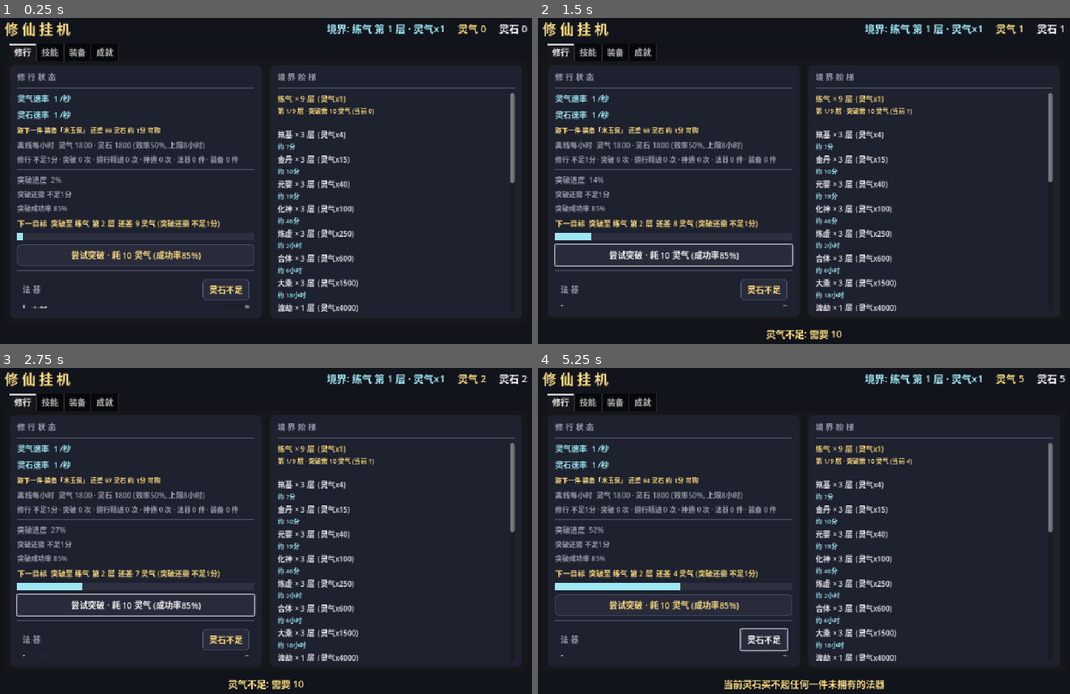
Above: before the commit, frames 1-4 (two rows, left to right).
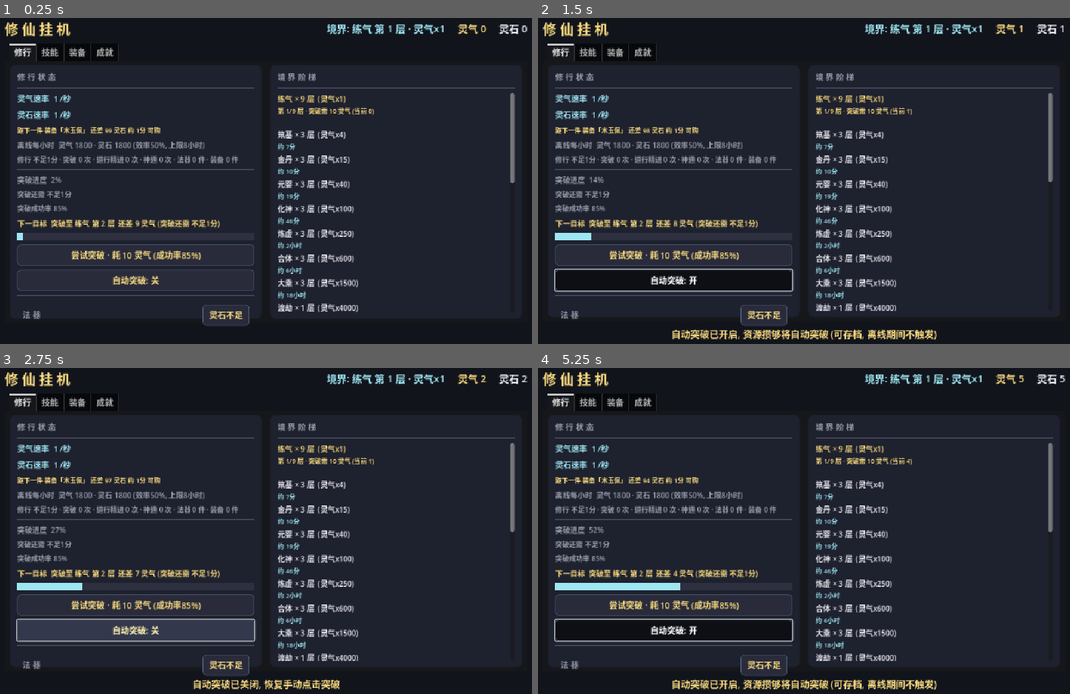
Above: after the commit, the same moments.

Repository: playerss/xiuxian-idle-godot
Game: Godot game, scene res://scenes/main.tscn
Two runs of this game, one before a commit and one after it. Both use one fixed random seed, a clock stepped at 60 frames per second and the inputs below.
Inputs (mouse positions are in pixels of both pictures, inside the frame that each line leads up to):
- Up to frame 1 (0.25 s): no input
- Up to frame 2 (1.5 s): click "尝试突破 · 耗 10 灵气 (成功率85%)" at 0.5 s; click (671, 278) at 1.25 s, where only the run after the commit has a clickable "自动突破: 关"
- Up to frame 3 (2.75 s): click (133, 628) at 2 s, where only the run after the commit has a clickable "自动突破: 开"
- Up to frame 4 (5.25 s): click "灵石不足" at 2.75 s; click "尝试突破 · 耗 10 灵气 (成功率85%)" at 3.5 s; click "灵石不足" at 4.25 s; click (671, 628) at 5 s, where only the run after the commit has a clickable "自动突破: 关"

The runs differ from the first frame. In frame 1, 1.2% of the frame differs, in the area x 3-48%, y 77-95%; in frame 2, 5.7%, in the area x 3-75%, y 69-99%; in frame 3, 4.9%; in frame 4, 5.1%.

Commit message:
feat(打磨-67): 自动突破 — 挂机核心循环"攒灵气→点突破"需守株待兔, 玩家挂机时资源攒够仍要手动点击; 修行页突破按钮下加"自动突破:关"开关按钮 (toggle_mode, 金边与突破按钮同风格): 开启后 GameData._process 每帧自动尝试 突破/道行精进 (资源攒够才试, 每帧至多一次, 突破后资源低于下一档阈值无热循环, 道祖封顶恒不触发, 真仙境顶层资源够也自动飞升 口径=try_breakthrough); 事件与手动按钮同口径 (成功绿闪/失败红闪 break_seq 驱动, 浮动改由 _refresh 的 break_seq 统一触发 [手动/自动同路径, 避免双弹], 自动触发时浮动文案追加"(自动)"标注 与手动口径区分); 开关存档持久化 (auto_break 字段, 旧档缺默认关), 离线期间不触发 (离线只结算收益, 重进后生效). GameData.auto_break 状态 + _try_auto_break(roll=-1) 自门控 (关闭直接返回, 可注入 roll 确定性自测), save_game/load_game auto_break 往返; main.gd _on_auto_break 切换+底部消息确认, _refresh 状态变化才刷按钮态 (读档恢复同步), _float_break 追加"(自动)"标注; selftest +22 项 = 789 项 (默认关/关不触发/开+成功事件=1升层扣资源break_seq+1break_ok+1/开+失败事件=2break_fail+1/资源不足不触发/_process集成/飞升精进晋阶/道祖封顶不触发/顶层自动飞升/飞升后道祖无事件/存档往返/旧档缺字段默认关; 冻结_process 防挂机累积+randf 干扰), ui_test +20 项 = 1429 项 (按钮存在/toggle/tooltip/初始关态/点击开按钮态+底部消息/再点关/_refresh同步/成功浮动=接口+"(自动)"绿/失败浮动=接口+"(自动)"红/关闭时无标注/开关切换无副作用); stress 613 + 主场景冒烟 0 报错回归全过; PROJECT_PLAN 勾选打磨-67, README 补 789/1429 项+自动突破玩法说明, 4 张 Steam 商店截图 Xvfb 重跑更新当前版 UI

Diff:
--- a/scripts/game_data.gd
+++ b/scripts/game_data.gd
@@ -90,6 +90,7 @@
 var _offline_stone := 0.0   # 离线收获 灵石
 var last_break_result := 0  # 上次突破: 0=未触发 1=成功 2=失败 3=飞升
 var break_seq := 0          # 突破事件序号 (每次成功/失败/飞升 +1, UI 据此触发闪烁)
+var auto_break := false     # 打磨-67: 自动突破 (开=资源攒够自动尝试 突破/道行精进, 存档持久化)
 var stats: Dictionary = {}  # 打磨-14: 修行统计 (累计时长/突破/道行/神通/法器/装备, 读档时 _load_stats 兜底)
 
 var _active_cd := {}        # 技能 id -> 剩余冷却秒
@@ -110,6 +111,9 @@
 	else:
 		essence += qi_per_sec() * delta
 	stones += stone_per_sec() * delta
+	# 打磨-67: 自动突破 (开启时 资源攒够 自动尝试; _try_auto_break 自门控于 auto_break,
+	# 每帧至多一次, 突破后资源已低于 下一档 阈值, 无热循环)
+	_try_auto_break()
 	_stat_inc("play_sec", delta)  # 打磨-14: 累计在线时长
 	_tick_active_cd(delta)  # 神通冷却
 	# 成就检测 (节流 1 秒, 幂等; 灵石达标记类成就在挂机中也能触发)
@@ -924,6 +928,23 @@
 
 # ================= 突破 =================
 
+# 打磨-67: 自动突破 (GameData._process 每帧驱动; 自门控于 auto_break 开关, 关闭时直接返回,
+# 故可直接调用测试; 资源攒够 自动尝试 突破/道行精进, 每帧至多一次; 突破后资源已低于 下一档
+# 阈值, 无热循环; 成功/失败 事件 与 手动按钮 同口径 (浮动/闪烁 由 break_seq 统一驱动);
+# 道祖封顶 不触发; 真仙境 顶层 资源够 也 自动 飞升 (口径=try_breakthrough, 飞升后转道行精进))
+# roll: 传入 [0,1) 可确定性注入 (自测用), 默认 randf() (同 try_breakthrough 口径)
+func _try_auto_break(roll: float = -1.0) -> void:
+	if not auto_break:
+		return
+	if ascended:
+		if dao_level >= IMMORTAL_REALMS.size() - 1:
+			return
+		if dao >= dao_break_cost():
+			try_dao_break(roll)
+	else:
+		if essence >= breakthrough_cost():
+			try_breakthrough(roll)
+
 # roll: 传入 [0,1) 可确定性注入 (自测用), 默认 randf()
 func try_breakthrough(roll: float = -1.0) -> String:
 	last_break_result = 0
@@ -1211,6 +1232,7 @@
 		"dao": dao,
 		"dao_level": dao_level,
 		"stats": stats,
+		"auto_break": auto_break,  # 打磨-67: 自动突破开关 (旧档缺字段默认关)
 		"ts": int(Time.get_unix_time_from_system()),
 	}
 	var f := FileAccess.open(SAVE_PATH, FileAccess.WRITE)
@@ -1238,6 +1260,7 @@
 	owned_eq = _str_array(parsed.get("eq_owned", []))
 	ach_done = _str_array(parsed.get("ach_done", []))
 	_load_stats(parsed.get("stats", {}))  # 打磨-14: 修行统计 (旧档缺字段默认 0)
+	auto_break = bool(parsed.get("auto_break", false))  # 打磨-67: 自动突破开关 (旧档缺字段默认关)
 	equipped = {}
 	var eq: Dictionary = parsed.get("equipped", {})
 	if typeof(eq) == TYPE_DICTIONARY:
--- a/scripts/main.gd
+++ b/scripts/main.gd
@@ -36,6 +36,8 @@
 var _bar_bg: ColorRect
 var _bar_fill: ColorRect
 var _break_btn: Button
+var _auto_break_btn: Button     # 打磨-67: 自动突破开关 (toggle, 存档持久化)
+var _auto_break_on := false     # 打磨-67: 上帧开关状态缓存 (变化才刷按钮态)
 var _shop_box: VBoxContainer
 var _shop_rows: Dictionary = {}
 var _items_buy_btn: Button          # 打磨-29: 法器 一键购买 (修行页法器区)
@@ -336,6 +338,12 @@
 	_break_btn = _make_button("尝试突破")
 	_break_btn.pressed.connect(_on_break)
 	left.add_child(_break_btn)
+	# 打磨-67: 自动突破开关 (资源攒够自动尝试 突破/道行精进; 状态变化才刷按钮态)
+	_auto_break_btn = _make_button("自动突破: 关")
+	_auto_break_btn.toggle_mode = true
+	_auto_break_btn.pressed.connect(_on_auto_break)
+	_auto_break_btn.tooltip_text = "资源攒够 突破/道行精进 消耗时 自动尝试, 无需手动点按钮 (挂机时生效; 离线期间不触发, 离线只结算收益, 重新进入游戏后生效)。\n成功弹绿色浮动 / 飞升弹金色浮动 / 失败弹红色浮动 (与手动按钮同口径, 浮动文案追加 自动 标注), 每帧至多尝试一次, 失败不重烧 (资源攒够才再试)。\n开关 存档 持久化, 默认 关 (手动玩家不受影响); 道祖封顶 恒不触发。"
+	left.add_child(_auto_break_btn)
 	left.add_child(_sep())
 	# 法器标题 + 打磨-29: 一键购买 (价格升序连买买得起的法器)
 	# 打磨-44: 法器区 包进透明 Panel, 收集进度"法器"点击直达时金边高亮 1.2s
@@ -1168,6 +1176,11 @@
 	else:
 		_break_btn.text = "尝试突破 · 耗 %s 灵气 (成功率%0.0f%%)" % [g.fmt(g.breakthrough_cost()), g.breakthrough_chance() * 100.0]
 		_break_btn.disabled = false
+	# 打磨-67: 自动突破开关 按钮态 (开关状态 变化才刷; 读档恢复/外部改 同步)
+	if g.auto_break != _auto_break_on:
+		_auto_break_on = g.auto_break
+		_auto_break_btn.set_pressed_no_signal(g.auto_break)
+		_auto_break_btn.text = ("自动突破: 开" if g.auto_break else "自动突破: 关")
 	# 打磨-32: 突破按钮"可突破"金边高亮 (资源攒够时引导点击, 状态变化才刷样式; 闪烁动画期间不干预)
 	var ready_now: bool = g.breakthrough_ready()
 	if ready_now != _break_ready:
@@ -1377,9 +1390,11 @@
 		_eta_ladder_acc = 0.0
 		_refresh_ladder_eta(false)
 	# 突破/道行精进闪烁: 事件序号变化时触发 (成功绿闪 / 失败红闪, 打磨-10)
+	# 打磨-67: 浮动 同事件驱动 (手动/自动 突破 统一经 break_seq 弹 屏幕中央浮动, 手动按钮不再直调)
 	if g.break_seq != _break_flash_seq:
 		_break_flash_seq = g.break_seq
 		_break_flash(int(g.last_break_result))
+		_float_break()
 	# 打磨-17: 成就解锁浮动提示 (与上一帧快照对比, 检测新解锁; 只增不减, 数量变化即快照)
 	var fresh: Array = g.new_ach_since(_ach_prev)
 	if not fresh.is_empty():
@@ -1860,9 +1875,19 @@
 
 func _on_break() -> void:
 	# 飞升后同一按钮用于道行精进 (打磨-10)
+	# 打磨-67: 浮动 改由 _refresh 的 break_seq 事件统一驱动 (手动/自动 同路径, 避免 双弹)
 	var msg := GameData.try_dao_break() if GameData.ascended else GameData.try_breakthrough()
 	_show_msg(msg)
-	_float_break()
+
+
+# 打磨-67: 自动突破开关 — 点击切 开/关 (存档持久化, 由 GameData._process 驱动尝试);
+# 底部消息确认口径 (开关不消耗资源/不计 突破 统计, 实际 尝试 由 _try_auto_break 走 真实 埋点 路径)
+func _on_auto_break() -> void:
+	GameData.auto_break = not GameData.auto_break
+	_auto_break_on = GameData.auto_break
+	_auto_break_btn.set_pressed_no_signal(GameData.auto_break)
+	_auto_break_btn.text = ("自动突破: 开" if GameData.auto_break else "自动突破: 关")
+	_show_msg("自动突破已开启, 资源攒够将自动突破 (可存档, 离线期间不触发)" if GameData.auto_break else "自动突破已关闭, 恢复手动点击突破")
 
 
 func _on_buy(item_id: String) -> void:
@@ -2018,6 +2043,9 @@
 		_:
 			_float_label.text = "✖ 突破失败… ✖"
 			_float_label.add_theme_color_override("font_color", Color(1.0, 0.45, 0.4))
+	# 打磨-67: 自动突破触发时 文案追加 "(自动)" 标注 (与 手动 按钮 口径区分; 颜色/位置 不变)
+	if GameData.auto_break:
+		_float_label.text += " (自动)"
 	_float_label.position = Vector2(0, 12)
 	_float_label.modulate = Color(1, 1, 1, 1)
 	if _float_tween != null and _float_tween.is_valid():
--- a/scripts/selftest.gd
+++ b/scripts/selftest.gd
@@ -2473,6 +2473,121 @@
 	g.essence = 0.0
 	g.dao = 0.0
 	g.stones = 0.0
+	# ---------- 打磨-67: 自动突破 (_try_auto_break, 自门控于 auto_break, 开关持久化, 事件与手动按钮同口径) ----------
+	# 冻结 GameData._process (防 挂机 灵气 累积 + randf 自动突破 干扰 断言; 段尾恢复)
+	# 受控态: 干净基准 (打磨-65 收尾 保证: 无加成, 练气第1层, 资源 0, 成功率 85%)
+	# 突破消耗 = 10 * 3^realm_idx * layer (练气: 层1=10 层2=20 层3=30 …)
+	g.set_process(false)
+	check(g.auto_break == false, "打磨-67 默认 auto_break=false")
+	# 开关关: _try_auto_break 自门控 直接返回 (资源攒够 也不触发/不消耗)
+	g.auto_break = false
+	var seq67: int = g.break_seq
+	g.last_break_result = 0
+	g.essence = 20.0
+	g._try_auto_break(0.01)
+	check(g.last_break_result == 0, "打磨-67 关 不触发 事件保持 0 (实际 %d)" % g.last_break_result)
+	check(absf(g.essence - 20.0) < 1e-9 and g.layer == 1, "打磨-67 关 不消耗/不升层 (essence=%s)" % g.essence)
+	check(g.break_seq == seq67, "打磨-67 关 不增 break_seq")
+	# 开关开 + 资源够 + 注入成功: 自动突破 (同 try_breakthrough 口径: 扣资源/升层/埋点/事件)
+	# 练气第1层 cost=10, essence=10 刚好够 -> 成功 升 练气第2层 (cost 变 20)
+	g.auto_break = true
+	var stats67: Dictionary = g.stats.duplicate(true)
+	g.essence = 10.0
+	g._try_auto_break(0.01)
+	check(g.last_break_result == 1 and g.layer == 2, "打磨-67 开+成功 事件=1 升 练气第2层 (实际 %s)" % g.realm_display())
+	check(absf(g.essence) < 1e-9, "打磨-67 开+成功 扣突破消耗 (实际 %s)" % g.essence)
+	check(g.break_seq == seq67 + 1, "打磨-67 开+成功 break_seq+1")
+	check(float(g.stats.get("break_ok", 0.0)) == float(stats67.get("break_ok", 0.0)) + 1.0, "打磨-67 开+成功 break_ok+1 埋点")
+	# 开关开 + 资源够 + 注入失败: 失败 也 走 事件 口径 (break_fail 埋点, 浮动 由 UI 统一驱动)
+	# 练气第2层 cost=20, essence=20 刚好够 -> 失败 (仍 练气第2层, 不升层)
+	g.essence = 20.0
+	g._try_auto_break(0.999)
+	check(g.last_break_result == 2, "打磨-67 开+失败 事件=2 (实际 %d)" % g.last_break_result)
+	check(float(g.stats.get("break_fail", 0.0)) == float(stats67.get("break_fail", 0.0)) + 1.0, "打磨-67 开+失败 break_fail+1 埋点")
+	check(absf(g.essence) < 1e-9 and g.layer == 2, "打磨-67 开+失败 扣资源 不升层 (layer=%d)" % g.layer)
+	# 资源不足: 不触发 (不消耗, 事件 保持)
+	# 练气第2层 cost=20, essence=5 不足 -> 不尝试
+	g.essence = 5.0
+	g._try_auto_break(0.01)
+	check(absf(g.essence - 5.0) < 1e-9 and g.last_break_result == 2 and g.break_seq == seq67 + 2,
+		"打磨-67 资源不足 不触发/不消耗 (essence=%s)" % g.essence)
+	# _process 集成: 手动驱动一帧 (已冻结, 无并发) — 开关关 且 资源够 -> 不自动突破
+	g.auto_break = false
+	g.essence = 10.0
+	var seq67b: int = g.break_seq
+	g.last_break_result = 0
+	g._process(0.016)
+	# 练气第2层 cost=20, essence=10+挂机增量 仍 <20 -> 不触发 (防 挂机 累积 越线)
+	check(g.layer == 2 and g.break_seq == seq67b and g.last_break_result == 0,
+		"打磨-67 _process 关 资源不足 不自动突破 (layer=%d seq=%d)" % [g.layer, g.break_seq])
+	# _process 集成: 开关开 且 资源不足 -> 挂机 不触发 (攒够才试)
+	g.auto_break = true
+	g.essence = 1.0
+	g._process(0.016)
+	check(g.last_break_result == 0 and g.layer == 2 and g.break_seq == seq67b,
+		"打磨-67 _process 开 资源不足 不触发 (essence=%s)" % g.fmt(g.essence))
+	# 飞升后 自动 道行精进: 初仙 攒够 1e9 道行 注入成功 -> 晋阶 少仙
+	g.ascended = true
+	g.dao_level = 0
+	g.essence = 0.0
+	g.dao = 1.0e9
+	g.last_break_result = 0
+	g._try_auto_break(0.01)
+	check(g.last_break_result == 4 and g.dao_level == 1, "打磨-67 飞升+精进成功 事件=4 晋阶 少仙 (实际 %d)" % g.last_break_result)
+	# 道祖封顶: 恒不触发 (不消耗道行, 阶段不变)
+	g.dao_level = 8
+	g.dao = 8.0e9
+	var seq67c: int = g.break_seq
+	g._try_auto_break(0.01)
+	check(absf(g.dao - 8.0e9) < 1e-6 and g.dao_level == 8 and g.break_seq == seq67c,
+		"打磨-67 道祖封顶 不触发/不消耗 (dao=%s)" % g.fmt(g.dao))
+	# 未飞升 真仙境 顶层: 资源够 也 自动 飞升 (口径=try_breakthrough, 飞升 后 转 道行 精进)
+	g.ascended = false
+	g.dao_level = 0
+	g.realm_idx = 9
+	g.layer = 1
+	g.essence = 10.0 * pow(3.0, 9.0)  # 196830 灵气 (真仙境 顶层 突破消耗)
+	g.dao = 0.0
+	g.last_break_result = 0
+	g._try_auto_break(0.01)
+	check(g.last_break_result == 3 and g.ascended, "打磨-67 未飞升顶层 资源够 自动飞升 (实际 %d)" % g.last_break_result)
+	# 飞升后 道祖 封顶: _try_auto_break 恒不触发 (圆满 无事件) — 先 晋阶 至 道祖 (dao_level=8)
+	g.dao_level = 8
+	g.dao = 1.0e13
+	g.last_break_result = 0
+	g._try_auto_break(0.01)
+	check(g.last_break_result == 0 and g.dao_level == 8 and g.break_seq == seq67c + 1,
+		"打磨-67 飞升后道祖 _try 不触发 无事件 (dao_level=%d)" % g.dao_level)
+	# 存档往返: auto_break 保存/读取 一致 (先 false 存, 置 true 读 -> 仍 false; 再 true 存 -> 读 true)
+	g.auto_break = false
+	g.save_game()
+	g.auto_break = true
+	g.load_game()
+	check(g.auto_break == false, "打磨-67 存档 auto_break=false 往返 (实际 %s)" % str(g.auto_break))
+	g.auto_break = true
+	g.save_game()
+	var sd67: Dictionary = _save_json()
+	check(bool(sd67.get("auto_break", false)) == true, "打磨-67 存档含 auto_break=true 字段 (实际 %s)" % str(sd67.get("auto_break")))
+	g.load_game()
+	check(g.auto_break == true, "打磨-67 读档恢复 auto_break=true")
+	# 旧档兼容: 缺 auto_break 字段 默认 false
+	var wf67 := FileAccess.open(g.SAVE_PATH, FileAccess.WRITE)
+	wf67.store_string(JSON.stringify({"realm_idx": 0, "layer": 1, "essence": 5.0, "stones": 7.0}))
+	wf67.close()
+	g.auto_break = true
+	g.load_game()
+	check(g.auto_break == false, "打磨-67 旧档缺 auto_break 默认 false")
+	# 恢复干净基准态 + 解冻 _process (供 后续 段 正常 挂机)
+	g.ascended = false
+	g.dao_level = 0
+	g.realm_idx = 0
+	g.layer = 1
+	g.last_break_result = 0
+	g.essence = 0.0
+	g.dao = 0.0
+	g.stones = 0.0
+	g.auto_break = false
+	g.set_process(true)
 	# ---------- 汇报 ----------
 	print("")
 	if _fail.is_empty():
--- a/scripts/ui_test.gd
+++ b/scripts/ui_test.gd
@@ -96,6 +96,7 @@
 	await _assert_break_fail_float()
 	await _assert_break_ok_float()
 	_assert_offline_float()
+	await _assert_auto_break()
 	_finish()
 
 
@@ -1911,6 +1912,99 @@
 	await get_tree().process_frame
 
 
+# 打磨-67: 自动突破 — 开关按钮存在/tooltip/点击切换/开关态同步/浮动文案 "(自动)" 标注 (成功绿+标注,
+# 失败红+标注, 关闭不标注); 事件走 break_seq 统一驱动 (浮动/闪烁 与手动按钮 同口径); 收尾恢复基准态
+func _assert_auto_break() -> void:
+	var g := GameData
+	var btn: Button = ui._auto_break_btn
+	check(btn != null, "打磨-67 自动突破开关按钮存在")
+	if btn == null:
+		return
+	check(btn.toggle_mode, "打磨-67 开关按钮 toggle_mode")
+	check(btn.tooltip_text.find("资源攒够") >= 0 and btn.tooltip_text.find("存档") >= 0,
+		"打磨-67 tooltip 含 资源攒够/存档 口径 (实际 %s)" % btn.tooltip_text)
+	check(btn.tooltip_text.find("离线期间不触发") >= 0, "打磨-67 tooltip 含 离线期间不触发 口径")
+	check(g.auto_break == false and not btn.button_pressed and str(btn.text) == "自动突破: 关",
+		"打磨-67 初始 关 态 (文本/按压/存档值 一致)")
+	# 点击切换: 开 (底部消息 + 按钮态 + 存档值)
+	ui._on_auto_break()
+	check(g.auto_break == true, "打磨-67 点击后 auto_break=true (实际 %s)" % str(g.auto_break))
+	check(btn.button_pressed and str(btn.text) == "自动突破: 开", "打磨-67 点击后 按钮按压+文本 开")
+	check(str(ui._msg_label.text).find("自动突破已开启") >= 0, "打磨-67 开启 底部消息 (实际 %s)" % str(ui._msg_label.text))
+	# 点击切换: 关
+	ui._on_auto_break()
+	check(g.auto_break == false and not btn.button_pressed and str(btn.text) == "自动突破: 关", "打磨-67 再点 关 态")
+	check(str(ui._msg_label.text).find("自动突破已关闭") >= 0, "打磨-67 关闭 底部消息 (实际 %s)" % str(ui._msg_label.text))
+	# 外部改存档值: _refresh 同步按钮态 (读档恢复 场景)
+	g.auto_break = true
+	ui._refresh()
+	check(btn.button_pressed and str(btn.text) == "自动突破: 开", "打磨-67 _refresh 同步 外部置 开 按钮态")
+	# 浮动文案 "(自动)" 标注: 成功 (手动 _try_auto_break 注入 roll, 事件走 break_seq, 手动驱动 _float_break)
+	# 受控态: 重置 基准 (练气第1层, 无加成, cost=10, 成功率 85%)
+	var fl: Label = ui._float_label
+	var stats_ab: Dictionary = g.stats.duplicate(true)
+	g.learned.clear()
+	g.owned.clear()
+	g.owned_eq.clear()
+	g.equipped.clear()
+	g.realm_idx = 0
+	g.layer = 1
+	g.ascended = false
+	g.dao_level = 0
+	g.essence = 10.0
+	g.dao = 0.0
+	g.last_break_result = 0
+	g._try_auto_break(0.01)
+	check(g.last_break_result == 1 and g.layer == 2, "打磨-67 UI 自动成功 事件=1 升层 (实际 %s)" % g.realm_display())
+	fl.text = "SENTINEL_67"
+	ui._float_break()
+	check(str(fl.text) == g.break_ok_float_text() + " (自动)", "打磨-67 成功浮动=接口+ (自动) 标注 (实际 %s)" % str(fl.text))
+	check(fl.get_theme_color("font_color") == Color(0.55, 0.95, 0.55), "打磨-67 成功浮动 绿色")
+	check(float(g.stats.get("break_ok", 0.0)) == float(stats_ab.get("break_ok", 0.0)) + 1.0, "打磨-67 自动成功 break_ok+1 埋点")
+	# 失败: 红浮动 + (自动) 标注 (练气第2层 cost=20, essence=20 刚好够, 注入失败)
+	g.essence = 20.0
+	g._try_auto_break(0.999)
+	fl.text = "SENTINEL_67"
+	ui._float_break()
+	check(str(fl.text) == g.break_fail_float_text() + " (自动)", "打磨-67 失败浮动=接口+ (自动) 标注 (实际 %s)" % str(fl.text))
+	check(fl.get_theme_color("font_color") == Color(1.0, 0.45, 0.4), "打磨-67 失败浮动 红色")
+	# 关闭 开关: 浮动 无 标注 (手动 口径 不变; 重置 练气第1层 cost=10)
+	g.auto_break = false
+	g.last_break_result = 0
+	g.layer = 1
+	g.essence = 10.0
+	g.try_breakthrough(0.01)
+	check(g.last_break_result == 1, "打磨-67 关闭时 手动成功 事件=1 (实际 %d)" % g.last_break_result)
+	fl.text = "SENTINEL_67"
+	ui._float_break()
+	check(str(fl.text) == g.break_ok_float_text() and str(fl.text).find("(自动)") < 0,
+		"打磨-67 关闭时 浮动 无 (自动) 标注 (实际 %s)" % str(fl.text))
+	# 开关不消耗资源/不计突破统计 (开关动作 本身 无 事件)
+	g.essence = 3.0
+	var seq_ab: int = g.break_seq
+	var stats_ab2: Dictionary = g.stats.duplicate(true)
+	ui._on_auto_break()
+	ui._on_auto_break()
+	check(g.auto_break == false and g.break_seq == seq_ab and g.stats == stats_ab2,
+		"打磨-67 开关切换 无 资源/事件/统计 副作用")
+	# 收尾: 恢复基准态 (防污染)
+	g.learned.clear()
+	g.owned.clear()
+	g.owned_eq.clear()
+	g.equipped.clear()
+	g.realm_idx = 0
+	g.layer = 1
+	g.ascended = false
+	g.dao_level = 0
+	g.essence = 0.0
+	g.dao = 0.0
+	g.stones = 0.0
+	g.last_break_result = 0
+	g.auto_break = false
+	ui._refresh()
+	await get_tree().process_frame
+
+
 func _finish() -> void:
 	print("")
 	if _fail.is_empty():
Binary file changed: store/shots/01_training.png
Binary file changed: store/shots/02_skills.png
Binary file changed: store/shots/03_equipment.png
Binary file changed: store/shots/04_achievements.png
Not shown, changed: PROJECT_PLAN.md
Not shown, changed: README.md
